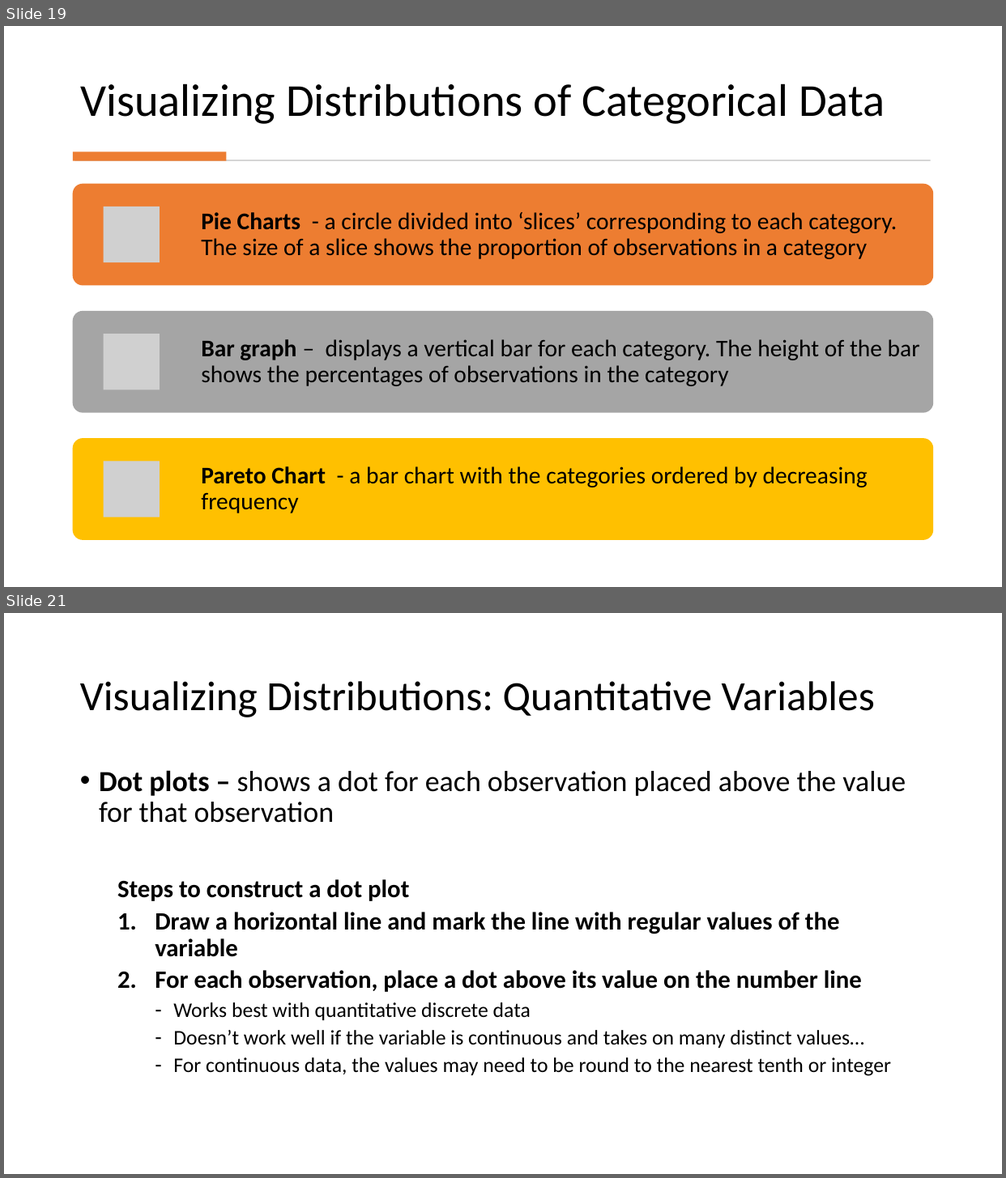
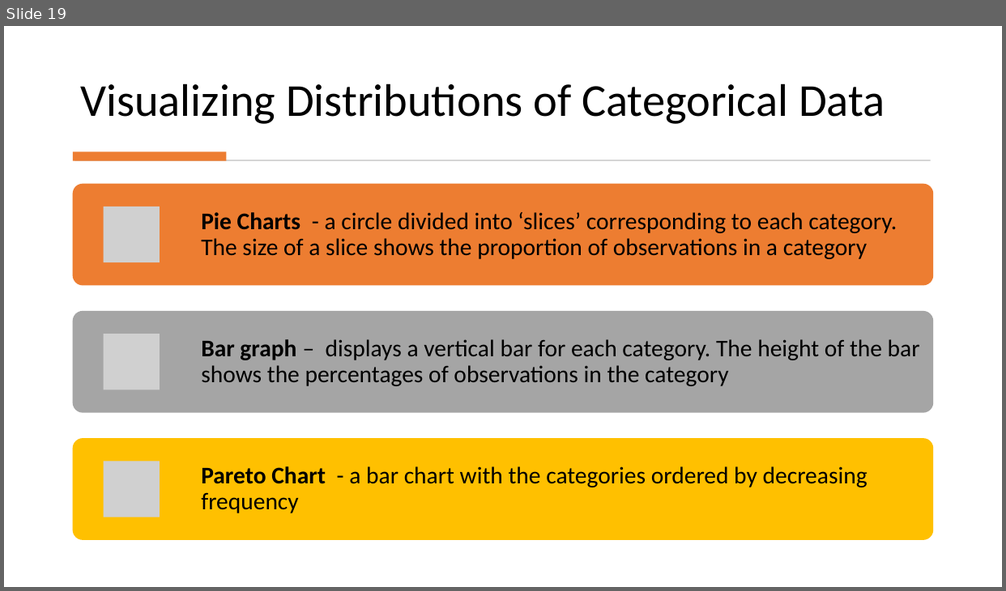
Before and after one commit to Jarred6068/Kvamme_UI_STAT251, a slide deck: docs/lecture_slides/Week 2/Week2_Lecture3_Slides_1_19_2024.pptx. Shown one above the other, each under a label of ours: slides 19 and 21 before the commit, slide 19 after it; the slides between them are not shown. The pictures are 1006x1178 and 1006x591 pixels, drawn with LibreOffice and Linux fonts; fonts in the diff are those of the drawing; grey boxes stand for pictures. Boxes give left, top, right and bottom in pixels: in the first picture for what was removed or moved away, otherwise in the second. Text is boxed around its words. In the diff, an @@ line names an element or a change of style, - is before the commit and + after.

```diff
--- a/docs/lecture_slides/Week 2/Week2_Lecture3_Slides_1_19_2024.pptx
+++ b/docs/lecture_slides/Week 2/Week2_Lecture3_Slides_1_19_2024.pptx
@@ slide 21 removed at (4,613,1002,1174), background #FFFFFF @@
@@ title removed at (80,681,875,717) @@
-Visualizing Distributions: Quantitative Variables
@@ text removed at (99,770,906,1076) @@
-• Dot plots – shows a dot for each observation placed above the value for that observation
-  Steps to construct a dot plot
-  1. Draw a horizontal line and mark the line with regular values of the variable
-  2. For each observation, place a dot above its value on the number line
-    – Works best with quantitative discrete data
-    – Doesn’t work well if the variable is continuous and takes on many distinct values…
-    – For continuous data, the values may need to be round to the nearest tenth or integer
```
Also in this commit, not shown: 12 other slides removed, 52 other files.
